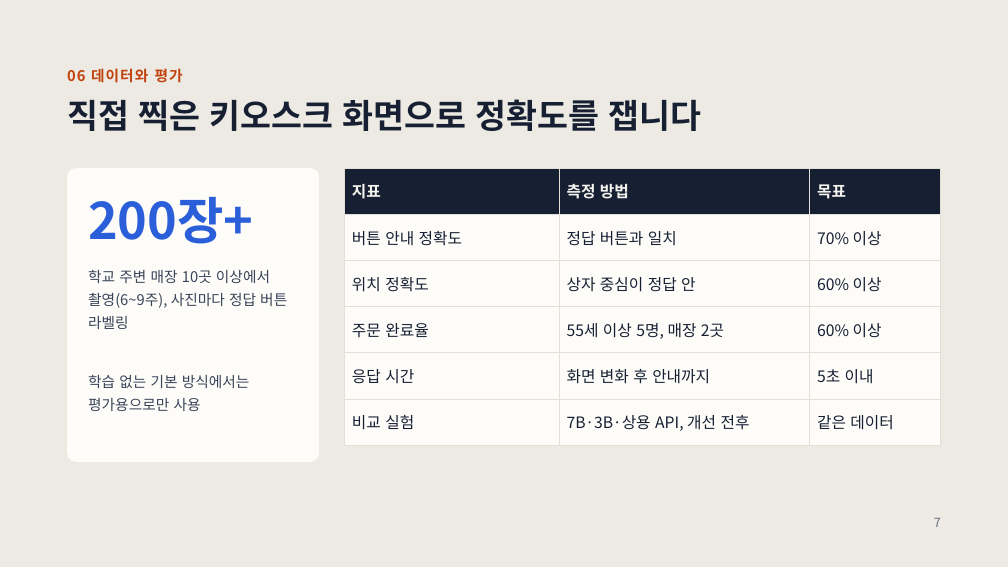
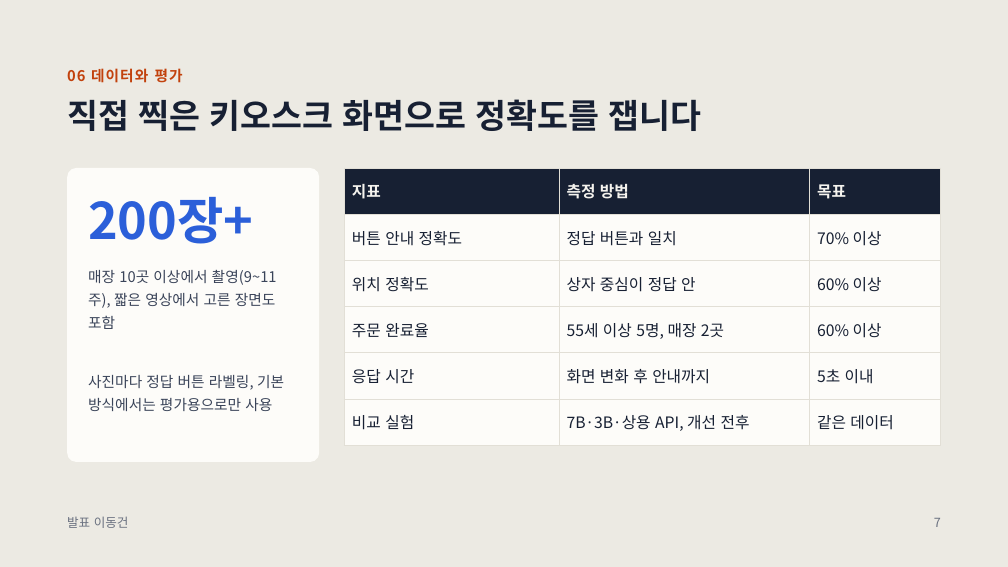
Before and after one commit to TeamProjectAIServiceDevelop/team-project, a slide deck: slide 7 of 자료/발표자료-KIOSSON.pptx. Drawn at 1008x567 pixels with LibreOffice and Linux fonts; fonts in the diff are those of the drawing. Boxes give left, top, right and bottom in pixels: in the first picture for what was removed or moved away, otherwise in the second. Text is boxed around its words. In the diff, an @@ line names an element or a change of style, - is before the commit and + after.

```diff
--- a/자료/발표자료-KIOSSON.pptx
+++ b/자료/발표자료-KIOSSON.pptx
@@ text at (x1=88, y1=270, x2=277, y2=306): text changed @@
-학교 주변 매장 10곳 이상에서 촬영(6~9주), 사진마다 정답 버튼 라벨링
+매장 10곳 이상에서 촬영(9~11주), 짧은 영상에서 고른 장면도 포함
@@ text at (x1=88, y1=375, x2=284, y2=411): text changed @@
-학습 없는 기본 방식에서는 평가용으로만 사용
+사진마다 정답 버튼 라벨링, 기본 방식에서는 평가용으로만 사용
@@ text added at (x1=67, y1=517, x2=129, y2=528), 12 pt, text #6A7180 @@
+발표 이동건
```
Also in this commit, not shown: 7 other slides changed, 1 other file.
